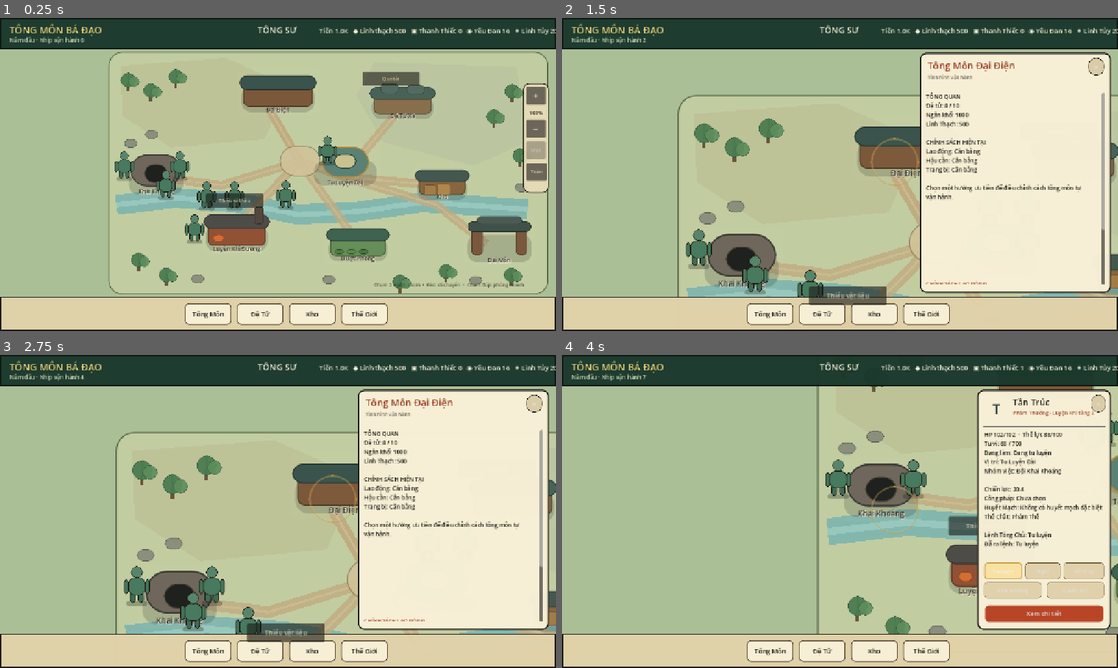
Above: before the commit, frames 1-4 (two rows, left to right).
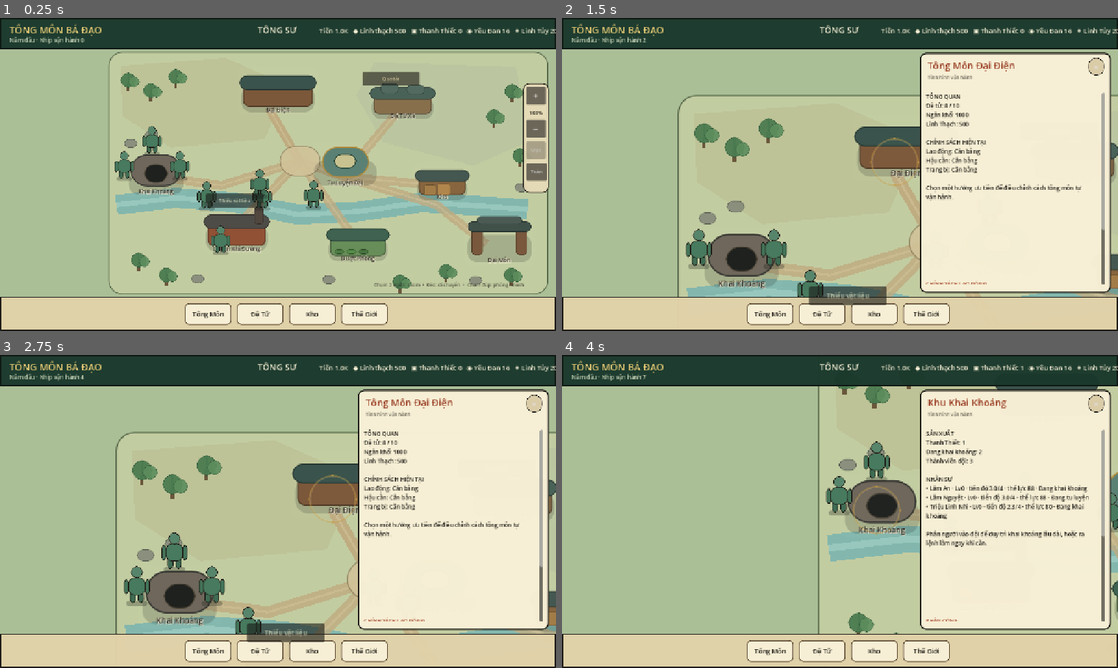
Above: after the commit, the same moments.

Repository: vuanhtuan161094-byte/TongMonBaDao
Game: Godot game, scene res://scenes/p3/p3_2_landscape_sect.tscn
The game is run twice, just before and just after one commit, with the same random seed, the same clock (stepped at 60 frames per second) and the same inputs.
Inputs (mouse positions are in pixels of both pictures, inside the frame that each line leads up to; where the layout moved, square brackets give the same spot in the first picture):
- Up to frame 1 (0.25 s): no input
- Up to frame 2 (1.5 s): click (840, 89) at 0.5 s; click (1073, 161) at 1.25 s
- Up to frame 3 (2.75 s): click (433, 586) at 2 s
- Up to frame 4 (4 s): click (739, 596) at 2.75 s; click (990, 583) [990, 564] at 3.5 s

The runs differ from the first frame. In frame 1, 2.0% of the frame differs, in the area x 25-61%, y 34-76%; in frame 2, 0.8%; in frame 3, 0.8%; in frame 4, 20%, in the area x 45-100%, y 10-90%.

Commit message:
feat(dv2-02): preserve active hunting session checkpoints in canonical SectState save

Diff:
--- a/godot/src/simulation/state/sect_state.gd
+++ b/godot/src/simulation/state/sect_state.gd
@@ -88,6 +88,8 @@
 var v2_pve_enabled: bool = false
 var v2_pve_selected_levels: Dictionary = {}
 var v2_pve_reward_claims: Dictionary = {}
+# DV2-02 explicit opt-in: authoritative active hunt snapshots for save/reload.
+var v2_pve_active_runs: Dictionary = {}
 
 # P2.9 deterministic visible/latent/revealed trait profiles. Fully opt-in.
 var disciple_traits_enabled: bool = false
@@ -169,10 +171,12 @@
         data["guidance_recruitment_enabled"] = guidance_recruitment_enabled
     if disciple_v2_birth_enabled:
         data["disciple_v2_birth_enabled"] = true
-    if v2_pve_enabled or not v2_pve_selected_levels.is_empty() or not v2_pve_reward_claims.is_empty():
+    if v2_pve_enabled or not v2_pve_selected_levels.is_empty() or not v2_pve_reward_claims.is_empty() or not v2_pve_active_runs.is_empty():
         data["v2_pve_enabled"] = v2_pve_enabled
         data["v2_pve_selected_levels"] = v2_pve_selected_levels.duplicate(true)
         data["v2_pve_reward_claims"] = v2_pve_reward_claims.duplicate(true)
+        if not v2_pve_active_runs.is_empty():
+            data["v2_pve_active_runs"] = v2_pve_active_runs.duplicate(true)
     if disciple_traits_enabled or disciple_trait_event_count > 0 or not disciple_trait_profiles.is_empty():
         data["disciple_traits_enabled"] = disciple_traits_enabled
         data["disciple_trait_profiles"] = disciple_trait_profiles.duplicate(true)
@@ -248,6 +252,12 @@
             if level >= 1 and level <= 5:
                 state.v2_pve_selected_levels[str(region)] = level
     state.v2_pve_reward_claims = _bool_dictionary(data.get("v2_pve_reward_claims", {}))
+    var raw_runs = data.get("v2_pve_active_runs", {})
+    if raw_runs is Dictionary:
+        for encounter_id in raw_runs.keys():
+            var saved = raw_runs[encounter_id]
+            if not str(encounter_id).is_empty() and saved is Dictionary:
+                state.v2_pve_active_runs[str(encounter_id)] = saved.duplicate(true)
     state.disciple_traits_enabled = bool(data.get("disciple_traits_enabled", false))
     state.disciple_trait_profiles = _trait_profile_dictionary(data.get("disciple_trait_profiles", {}))
     state.disciple_trait_event_count = maxi(int(data.get("disciple_trait_event_count", 0)), 0)
